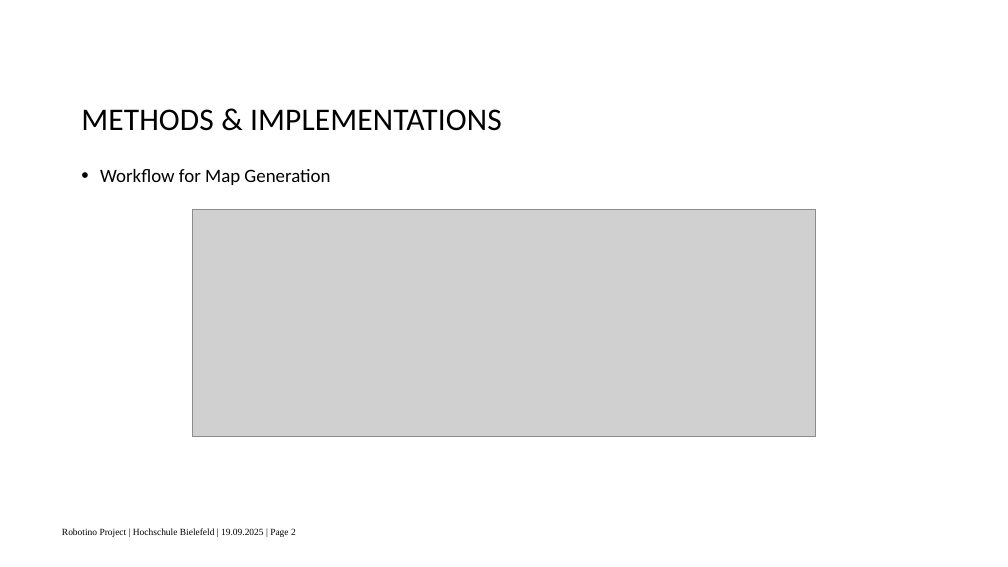
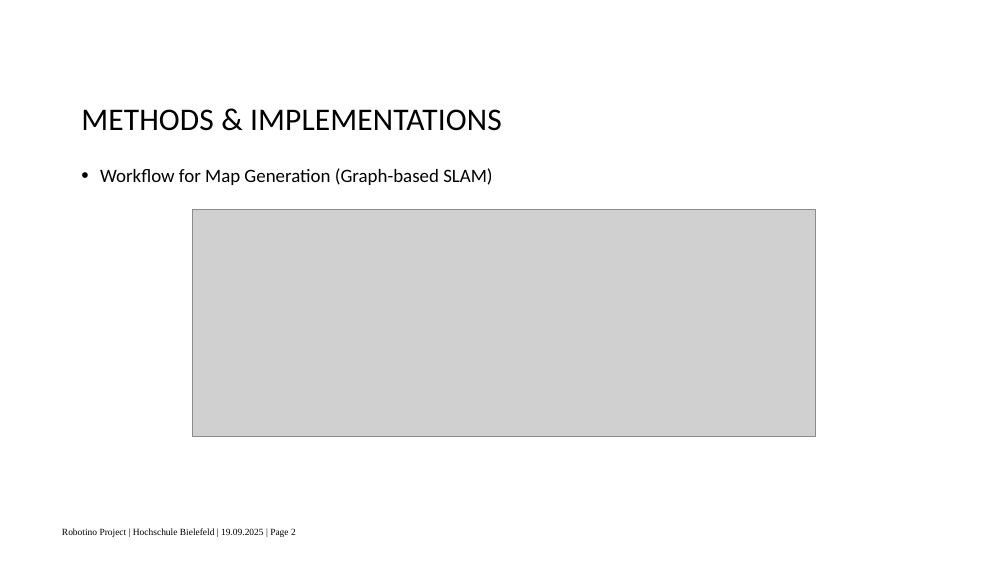
Before and after one commit to surajkarki66/robotino_project, a slide deck: slide 7 of docs/presentation.pptx. Drawn at 1008x567 pixels with LibreOffice and Linux fonts; fonts in the diff are those of the drawing; grey boxes stand for pictures; background and template pictures are left out. Boxes give left, top, right and bottom in pixels: in the first picture for what was removed or moved away, otherwise in the second. Text is boxed around its words. In the diff, an @@ line names an element or a change of style, - is before the commit and + after.

Commit message:
updated presentation'

```diff
--- a/docs/presentation.pptx
+++ b/docs/presentation.pptx
@@ text at (100,168,492,185): text changed @@
-• Workflow for Map Generation
+• Workflow for Map Generation (Graph-based SLAM)
```
